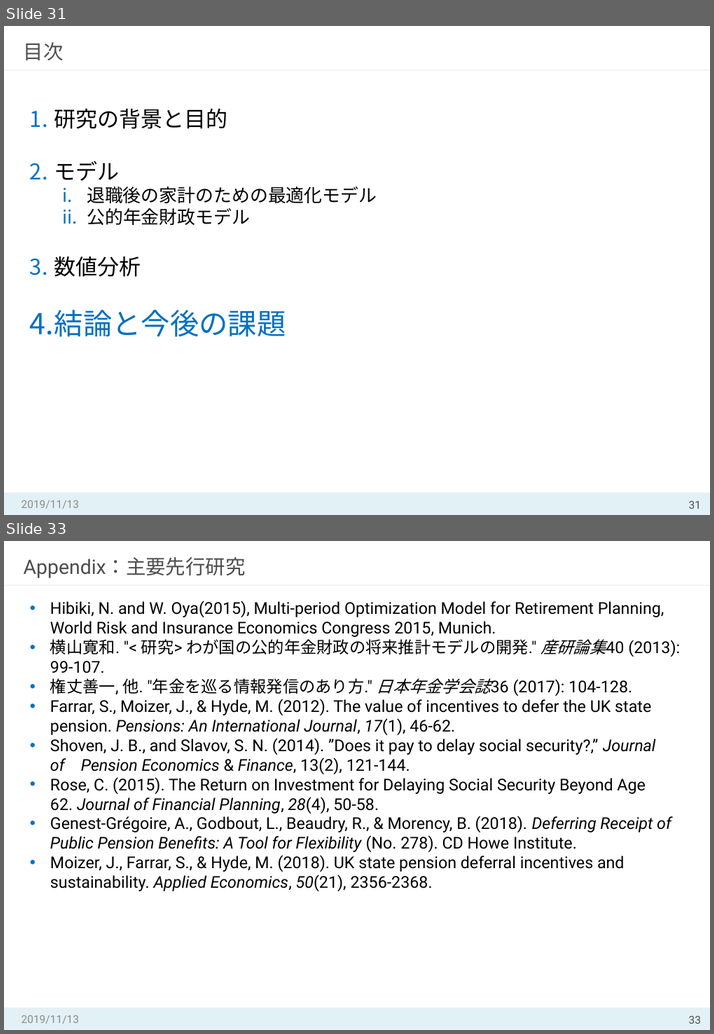
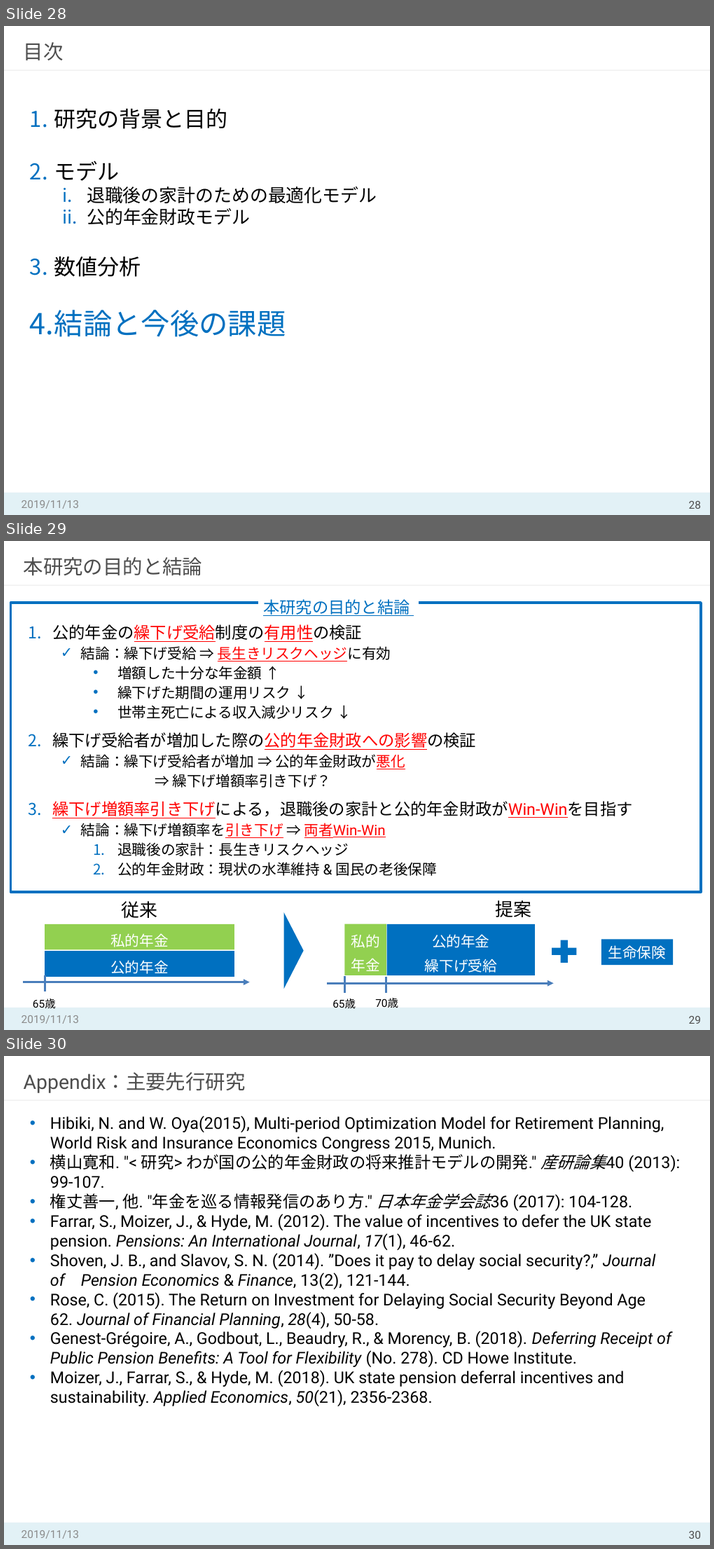
Before and after one commit to MasahiroShibahara/Open, a slide deck: Masahiro_Shibahara①.pptx. Shown one above the other, each under a label of ours: slides 31 and 33 before the commit, slides 28, 29 and 30 after it; the slides between them are not shown. The pictures are 714x1034 and 714x1549 pixels, drawn with LibreOffice and Linux fonts; fonts in the diff are those of the drawing. Boxes give left, top, right and bottom in pixels: in the first picture for what was removed or moved away, otherwise in the second. Text is boxed around its words. In the diff, an @@ line names an element or a change of style, - is before the commit and + after.

```diff
--- a/Masahiro_Shibahara①.pptx
+++ b/Masahiro_Shibahara①.pptx
@@ slide 29 added at <box>4,541,710,1030</box>, background #FFFFFF; not listed: 2 template elements that a slide beside it also shows @@
@@ title added at <box>24,557,202,576</box>, 22 pt, text #4D4D4D @@
+本研究の目的と結論
@@ rectangle added at <box>10,602,700,892</box>, outline #0070C0 2.5 pt @@
@@ text added at <box>263,599,409,616</box>, 18 pt, text #0070C0, underline @@
+本研究の目的と結論
@@ text added at <box>52,624,632,876</box>, 16 pt, text #000000 @@
+1. 公的年金の繰下げ受給制度の有用性の検証
+  ✓ 結論：繰下げ受給 ⇒ 長生きリスクヘッジに有効
+    • 増額した十分な年金額 ↑
+    • 繰下げた期間の運用リスク ↓
+    • 世帯主死亡による収入減少リスク ↓
+2. 繰下げ受給者が増加した際の公的年金財政への影響の検証
+  ✓ 結論：繰下げ受給者が増加 ⇒ 公的年金財政が悪化
+  ⇒ 繰下げ増額率引き下げ？
+3. 繰下げ増額率引き下げによる，退職後の家計と公的年金財政がWin-Winを目指す
+  ✓ 結論：繰下げ増額率を引き下げ ⇒ 両者Win-Win
+    1. 退職後の家計：長生きリスクヘッジ
+    2. 公的年金財政：現状の水準維持 & 国民の老後保障
@@ group added at <box>23,901,250,1009</box>: 2 rectangles, 2 texts, 1 arrow, 1 line @@
+公的年金
+私的年金
+65歳
+従来
@@ triangle added at <box>284,912,304,988</box>, fill #0070C0 @@
@@ group added at <box>327,900,673,1009</box>: 3 rectangles, 3 texts, 2 lines, 1 arrow, 1 plus sign @@
+公的年金
+繰下げ受給
+私的年金
+65歳
+70歳
+提案
+生命保険
@@ text added at <box>22,1015,79,1023</box>, 12 pt, text #8C8C8C @@
+2019/11/13
@@ page number added at <box>689,1016,700,1023</box>, 12 pt, text #4D4D4D @@
+29
@@ what was slide 31 is now slide 28 @@
@@ page number at <box>689,501,700,508</box>: text changed @@
-31
+28
@@ what was slide 33 is now slide 30 @@
@@ page number at <box>689,1531,700,1538</box>: text changed @@
-33
+30
```
Also in this commit, not shown: 24 slides changed, 3 other slides added, 1 slide removed.
